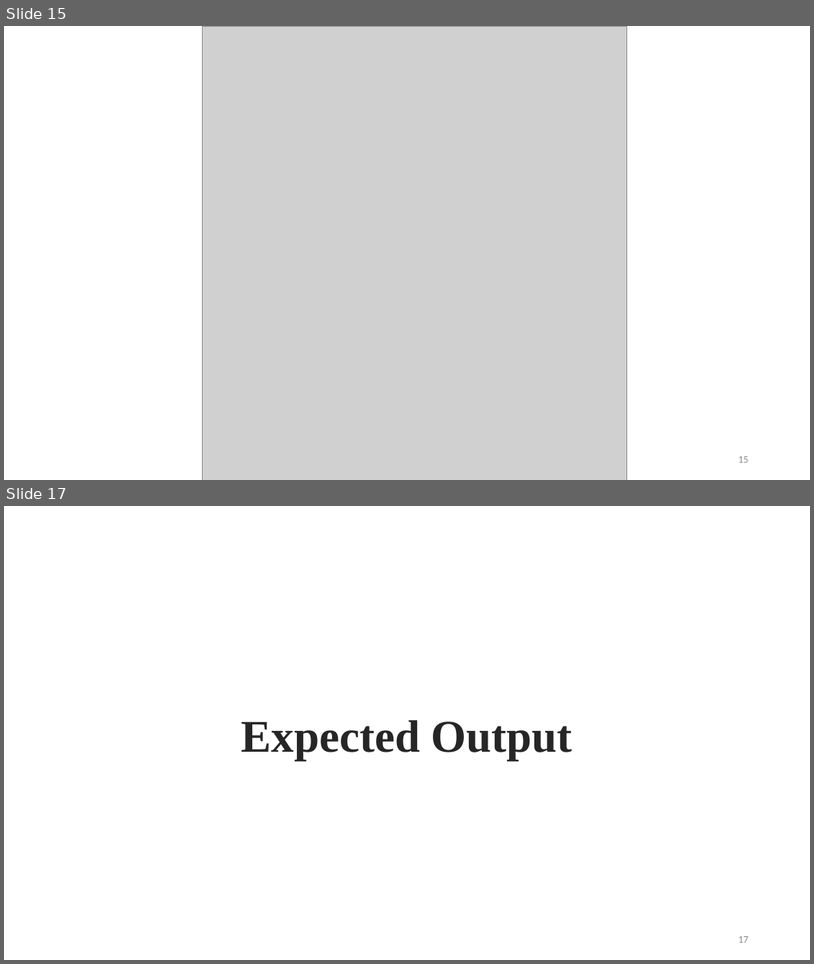
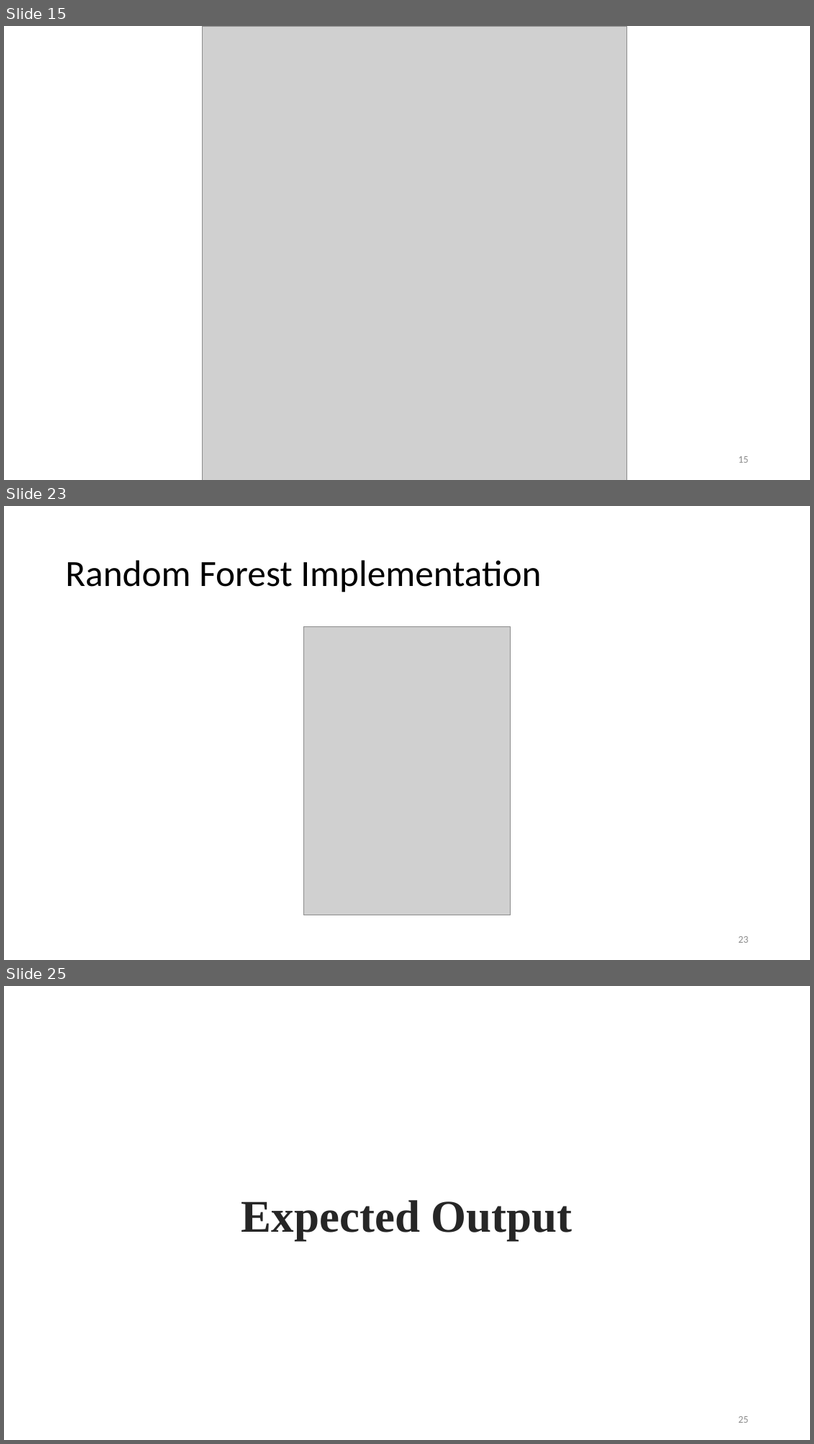
Before and after one commit to BipinGodar/ProjectReport, a slide deck: Smart Gloves using Flex Sensor.pptx. Shown one above the other, each under a label of ours: slides 15 and 17 before the commit, slides 15, 23 and 25 after it; the slides between them are not shown. The pictures are 814x964 and 814x1444 pixels, drawn with LibreOffice and Linux fonts; fonts in the diff are those of the drawing; grey boxes stand for pictures. Boxes give left, top, right and bottom in pixels: in the first picture for what was removed or moved away, otherwise in the second. Text is boxed around its words. In the diff, an @@ line names an element or a change of style, - is before the commit and + after.

```diff
--- a/Smart Gloves using Flex Sensor.pptx
+++ b/Smart Gloves using Flex Sensor.pptx
@@ slide 23 added at (4, 506, 810, 960), background #FFFFFF @@
@@ title added at (65, 560, 541, 592), 44 pt, text #000000 @@
+Random Forest Implementation
@@ picture added at (304, 627, 510, 915) @@
@@ page number added at (738, 936, 748, 942), 12 pt, text #8C8C8C @@
+23
@@ what was slide 17 is now slide 25 @@
@@ page number at (738, 1416, 748, 1422): text changed @@
-17
+25
```
Also in this commit, not shown: 1 slide changed, 7 other slides added.
